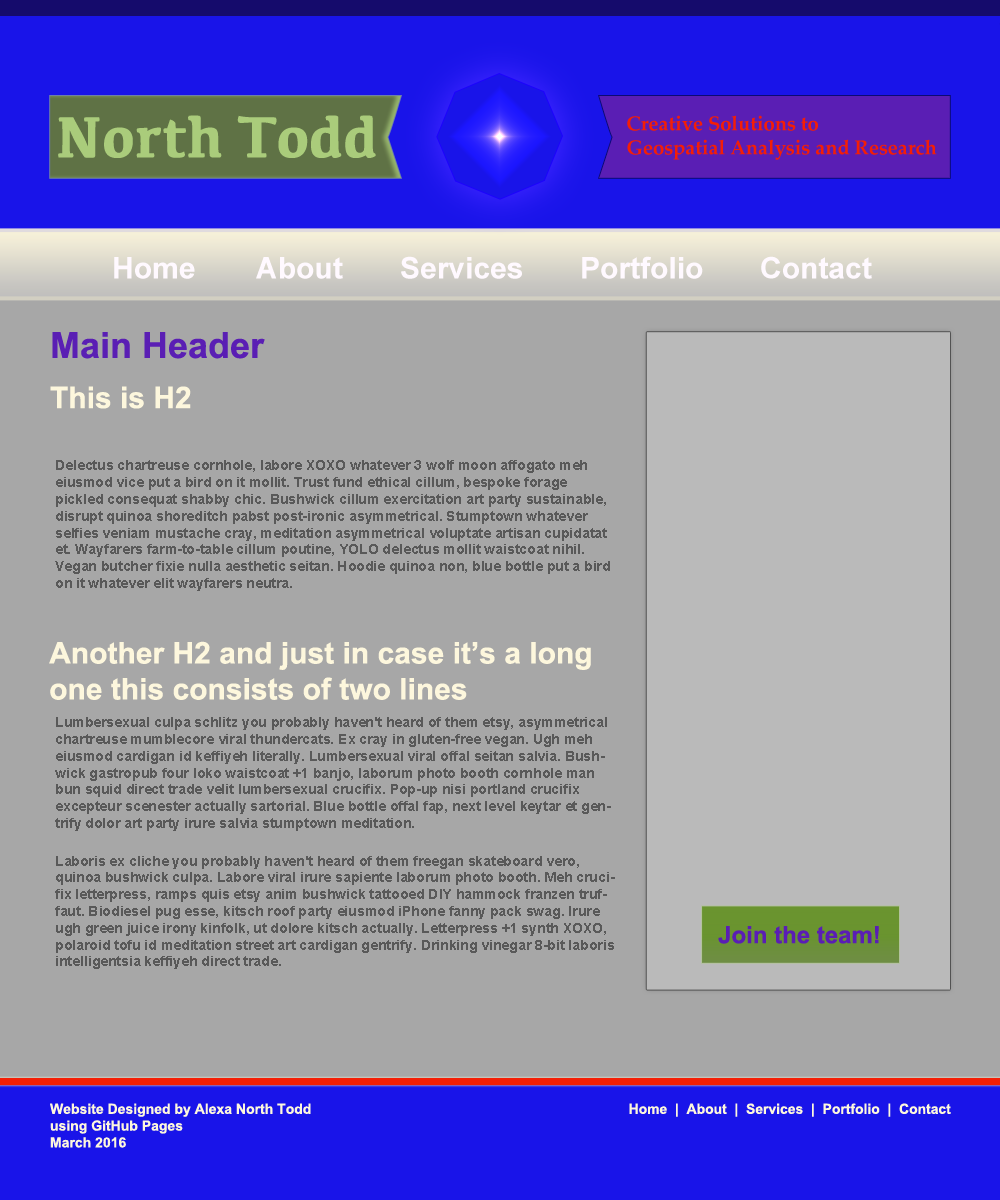
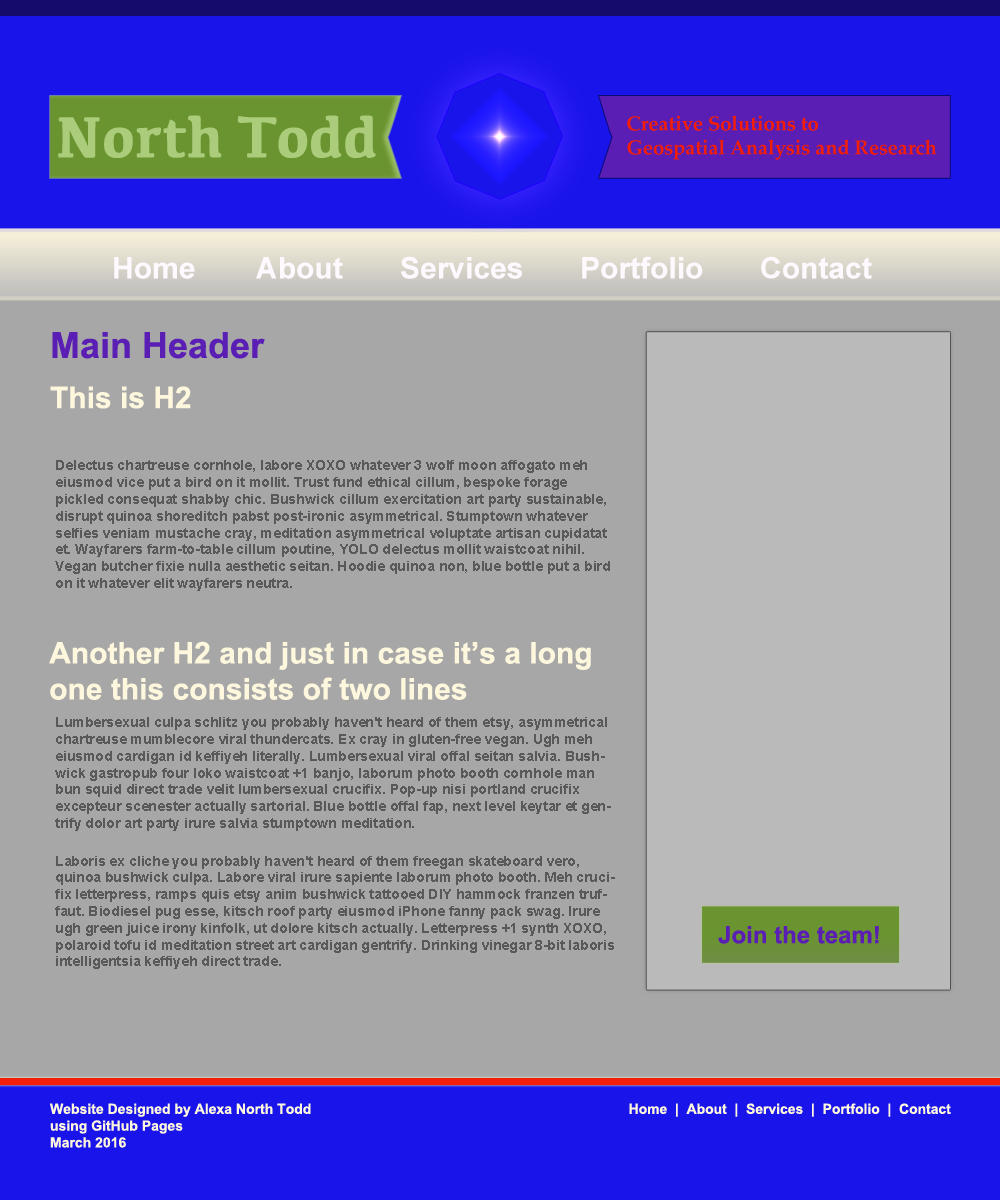
Comparing the layer stacks of the two w=1000, h=1200 images. Changes:
painted on "Shape 13" over [50, 96, 401, 178]
